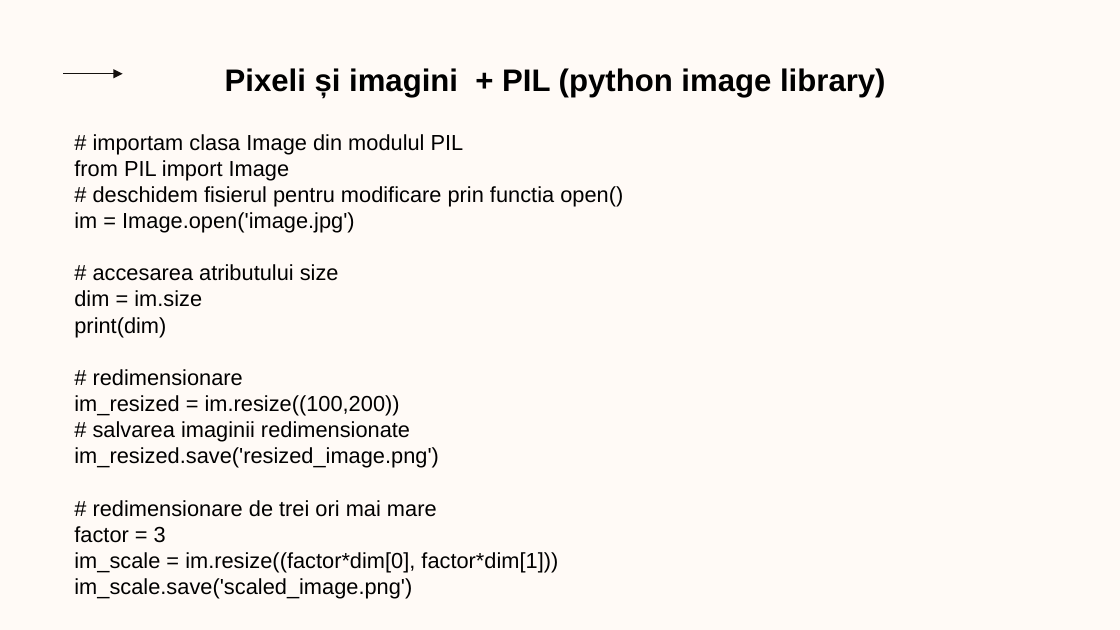
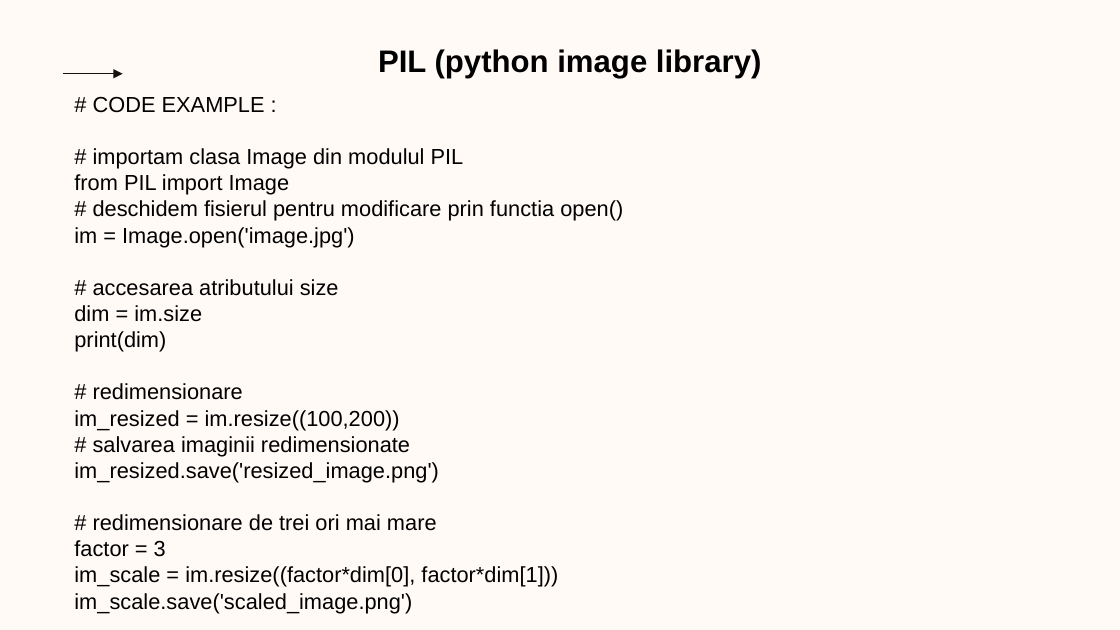
Before and after one commit to FlaviusBanned/Code-Hero-6-Resources, a slide deck: slide 7 of Curs3_PythonOOP.pptx. Drawn at 1120x630 pixels with LibreOffice and Linux fonts; fonts in the diff are those of the drawing; background and template pictures are left out. Boxes give left, top, right and bottom in pixels: in the first picture for what was removed or moved away, otherwise in the second. Text is boxed around its words. In the diff, an @@ line names an element or a change of style, - is before the commit and + after.

```diff
--- a/Curs3_PythonOOP.pptx
+++ b/Curs3_PythonOOP.pptx
@@ text at [378, 49, 762, 79]: text changed @@
-Pixeli și imagini + PIL (python image library)
+PIL (python image library)
@@ text "# CODE EXAMPLE :": place and size @@
-text "# CODE EXAMPLE :" at [74, 134, 623, 599]
+text "# CODE EXAMPLE :" at [74, 96, 623, 613]
@@ text at [93, 96, 265, 113]: paragraph added @@
+# CODE EXAMPLE :
```
Also in this commit, not shown: 5 other slides changed, 1 slide removed, 4 other files.
